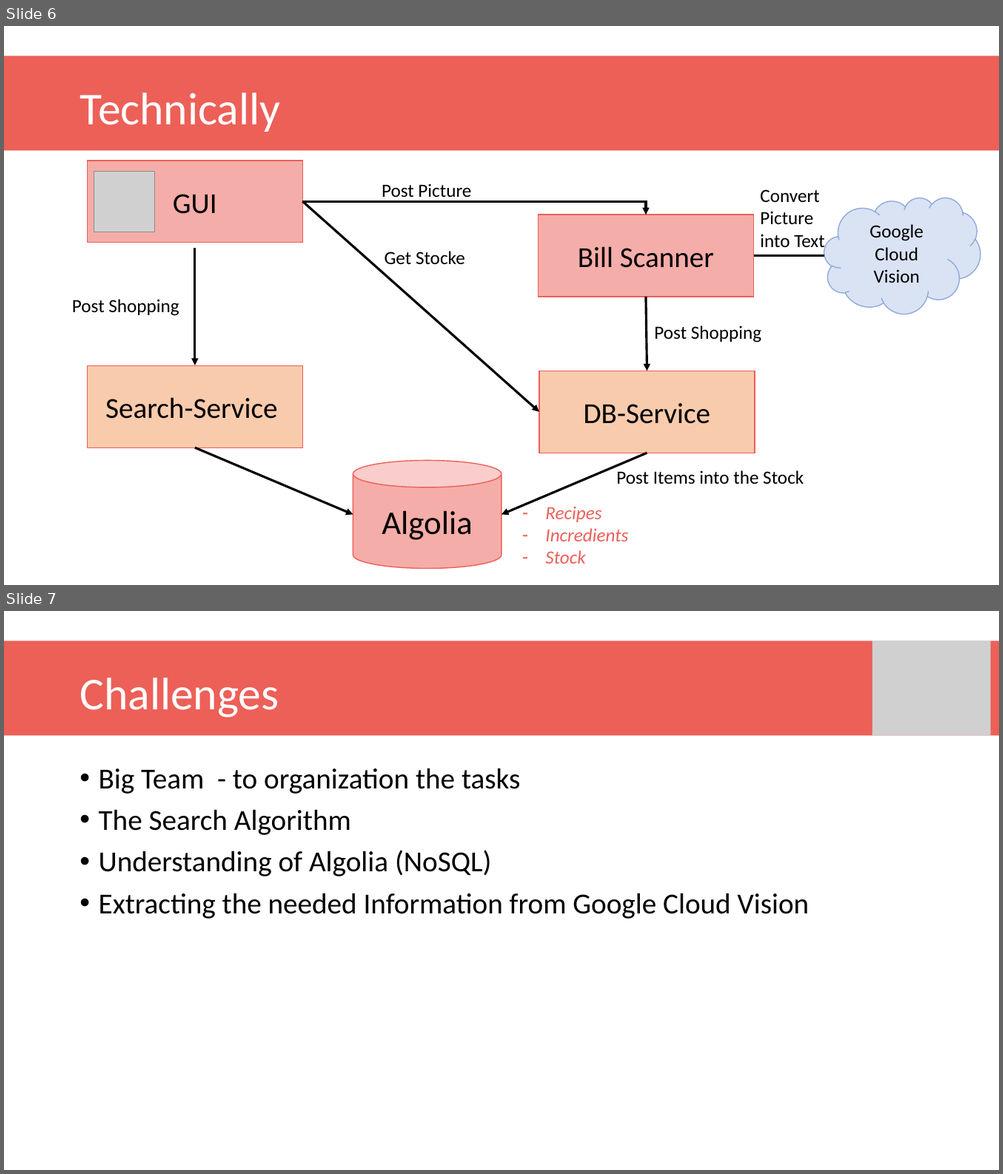
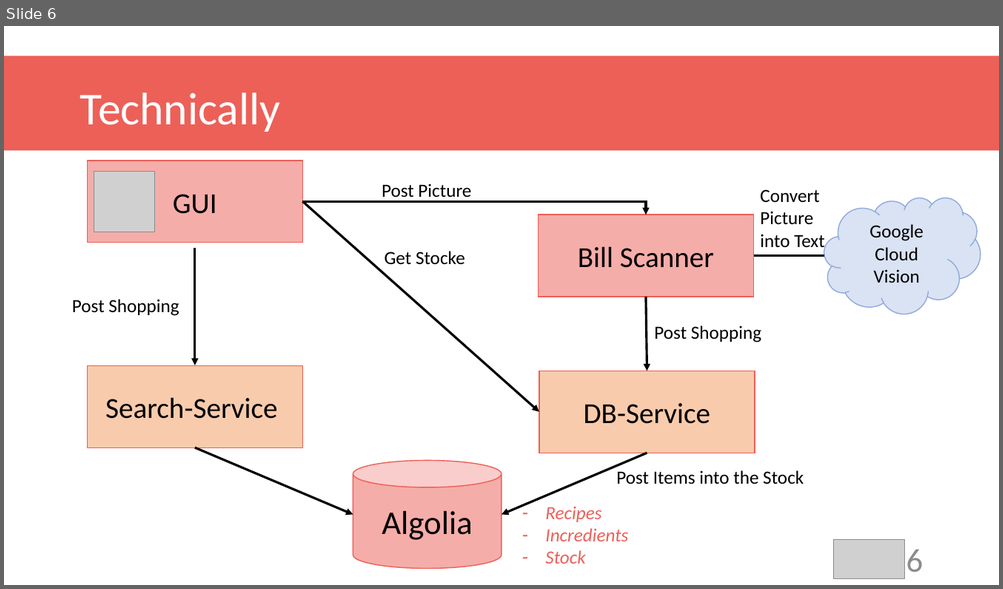
Before and after one commit to dzehnder/hackrecipe, a slide deck: documentation/Presentation Bon App.pptx. Shown one above the other, each under a label of ours: slides 6 and 7 before the commit, slide 6 after it. The pictures are 1003x1174 and 1003x589 pixels, drawn with LibreOffice and Linux fonts; fonts in the diff are those of the drawing; grey boxes stand for pictures; background and template pictures are left out. Boxes give left, top, right and bottom in pixels: in the first picture for what was removed or moved away, otherwise in the second. Text is boxed around its words. In the diff, an @@ line names an element or a change of style, - is before the commit and + after.

```diff
--- a/documentation/Presentation Bon App.pptx
+++ b/documentation/Presentation Bon App.pptx
@@ slide 7 removed at [4, 611, 999, 1170], background picture (left out) @@
@@ rectangle removed at [4, 641, 999, 735] @@
@@ picture removed at [873, 641, 991, 735] @@
@@ title removed at [79, 678, 279, 718] @@
-Challenges
@@ text removed at [99, 768, 809, 919] @@
-• Big Team - to organization the tasks
-• The Search Algorithm
-• Understanding of Algolia (NoSQL)
-• Extracting the needed Information from Google Cloud Vision
@@ slide 6 changed as well @@
@@ picture added at [834, 540, 905, 580] @@
@@ page number added at [906, 550, 923, 572], 32 pt, text #8C8C8C @@
+6
```
Also in this commit, not shown: 7 other slides changed.
